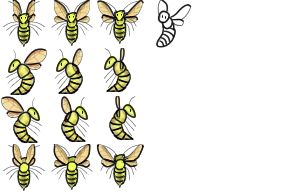
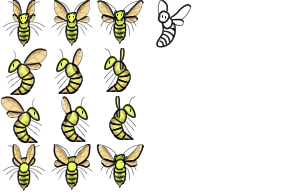
Before/after of a 288×192 layered artwork. What changed in the layer stack:
painted on "Lower body" over [172, 22, 176, 32]
painted on "Front wing_" (1st of 2, in "Right 2" › "Line") over [61, 97, 72, 123]
